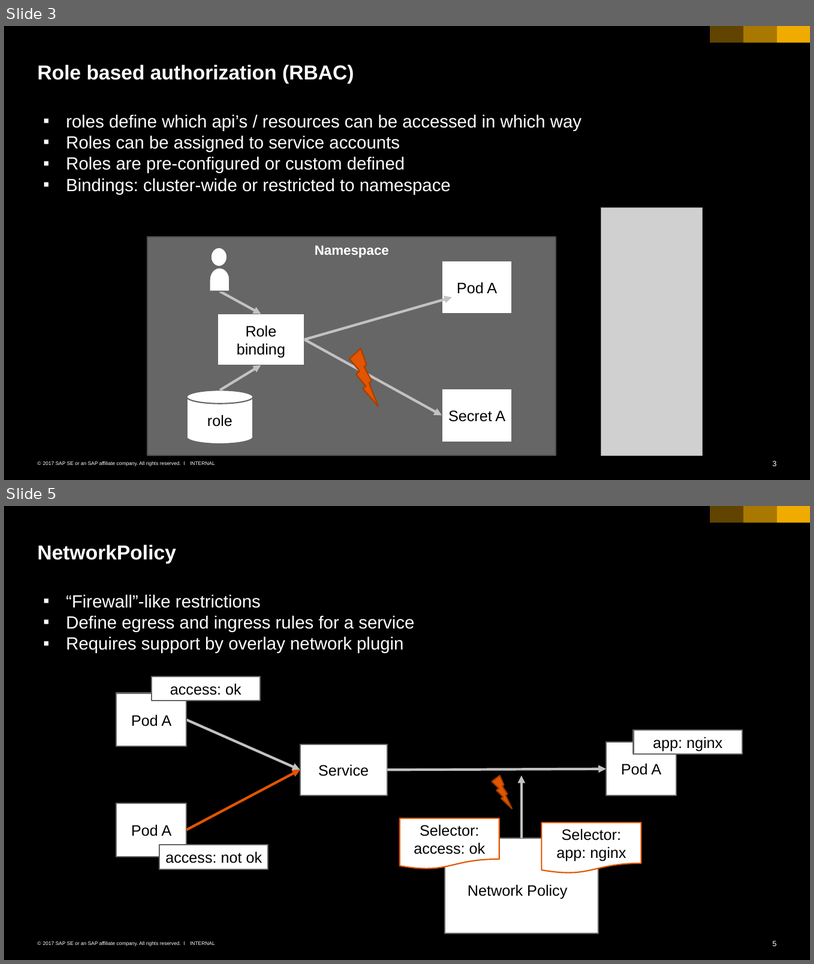
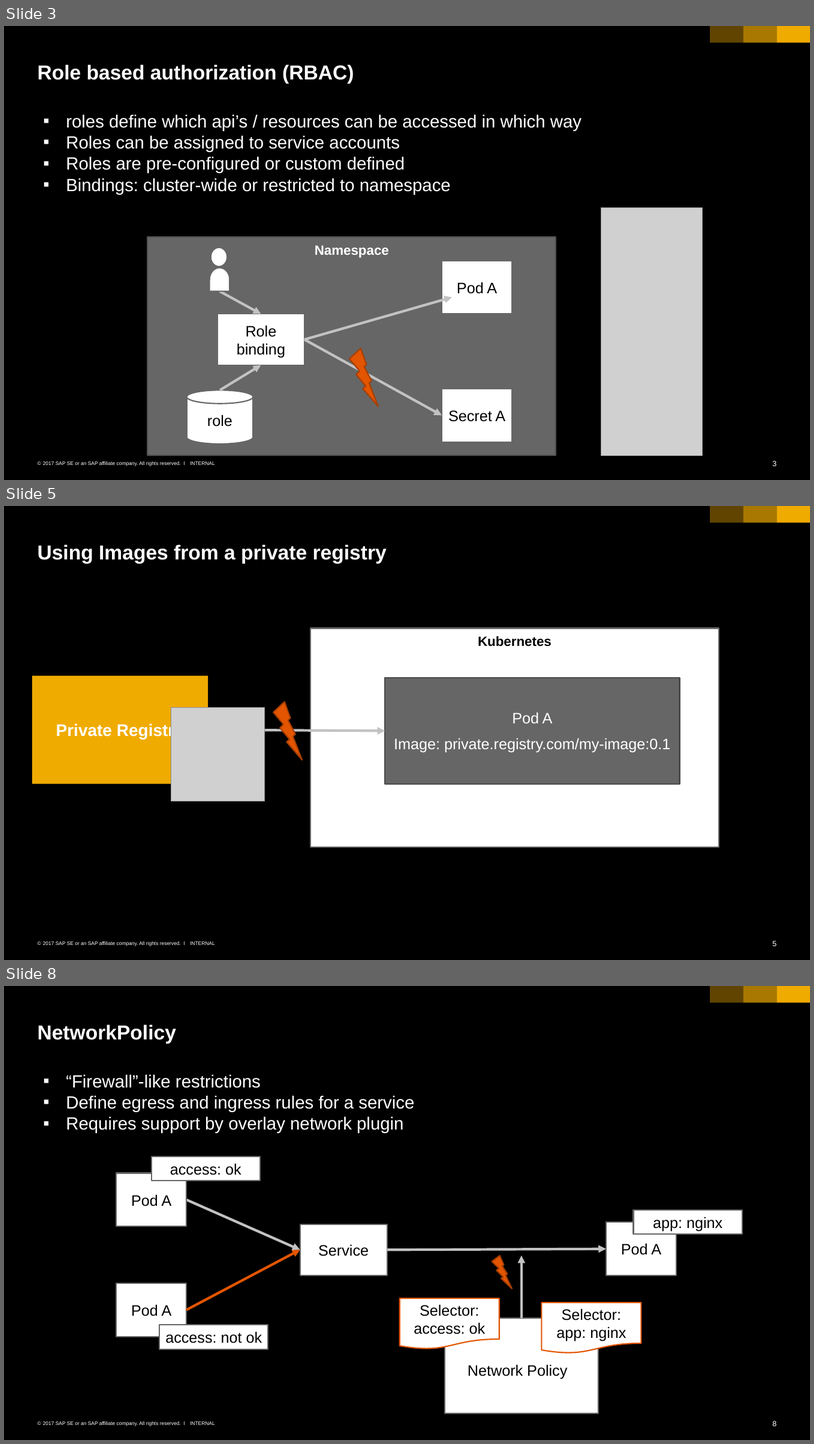
Before and after one commit to cuijiyao01/docker-k8s-training, a slide deck: kubernetes/08_administration.pptx. Shown one above the other, each under a label of ours: slides 3 and 5 before the commit, slides 3, 5 and 8 after it; the slides between them are not shown. The pictures are 814x964 and 814x1444 pixels, drawn with LibreOffice and Linux fonts; fonts in the diff are those of the drawing; grey boxes stand for pictures. Boxes give left, top, right and bottom in pixels: in the first picture for what was removed or moved away, otherwise in the second. Text is boxed around its words. In the diff, an @@ line names an element or a change of style, - is before the commit and + after.

Commit message:
added image pull secrets

```diff
--- a/kubernetes/08_administration.pptx
+++ b/kubernetes/08_administration.pptx
@@ slide 5 added at <box>4,506,810,960</box>, background #000000; not listed: 6 template elements that a slide beside it also shows @@
@@ title added at <box>38,544,387,564</box>, 24 pt, text #FFFFFF, bold @@
+Using Images from a private registry
@@ rectangle added at <box>311,628,719,846</box>, fill #FFFFFF, outline #666666 1.5 pt, 16 pt, text #000000, bold @@
+Kubernetes
@@ rectangle added at <box>32,675,208,783</box>, fill #F0AB00, 20 pt, text #FFFFFF, bold @@
+Private Registry
@@ rectangle added at <box>385,678,680,783</box>, fill #666666, outline #4B4B4B 1.5 pt, 18 pt, text #FFFFFF @@
+Pod A
+Image: private.registry.com/my-image:0.1
@@ lightning bolt added at <box>273,701,303,759</box>, fill #E35500, outline #A83F00 1.5 pt @@
@@ picture added at <box>171,707,264,801</box> @@
@@ double arrow added from (209, 730) to (385, 730), #C2C2C2 3 pt @@
@@ what was slide 5 is now slide 8 @@
@@ page number at <box>773,1420,777,1426</box>: text changed @@
-5
+8
```
Also in this commit, not shown: 2 other slides added.
